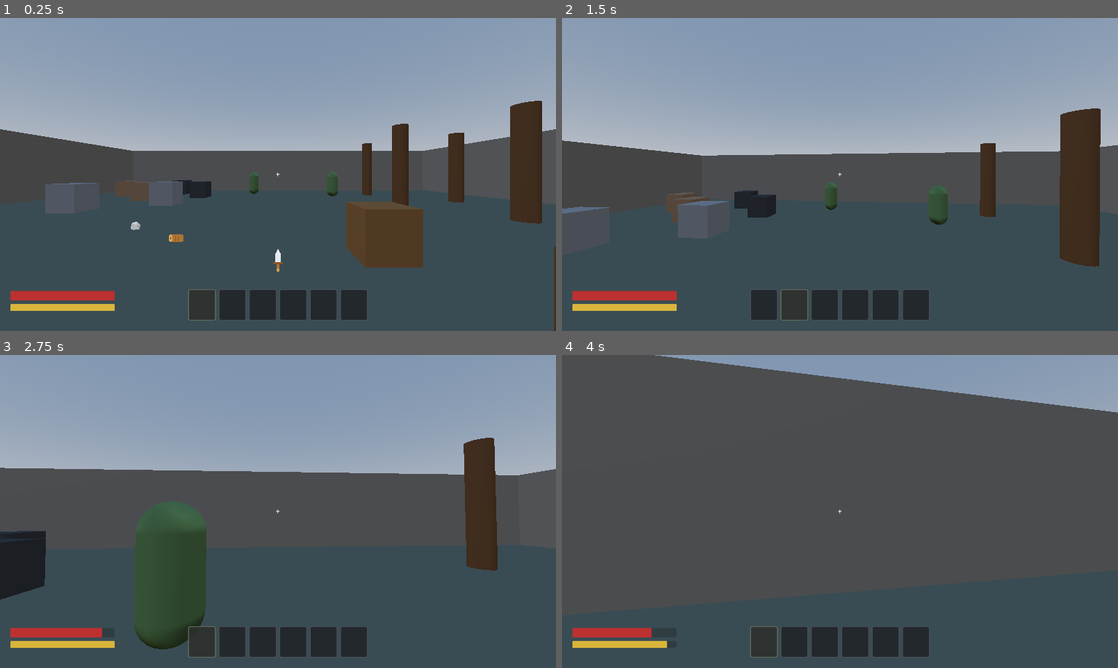
Above: before the commit, frames 1-4 (two rows, left to right).
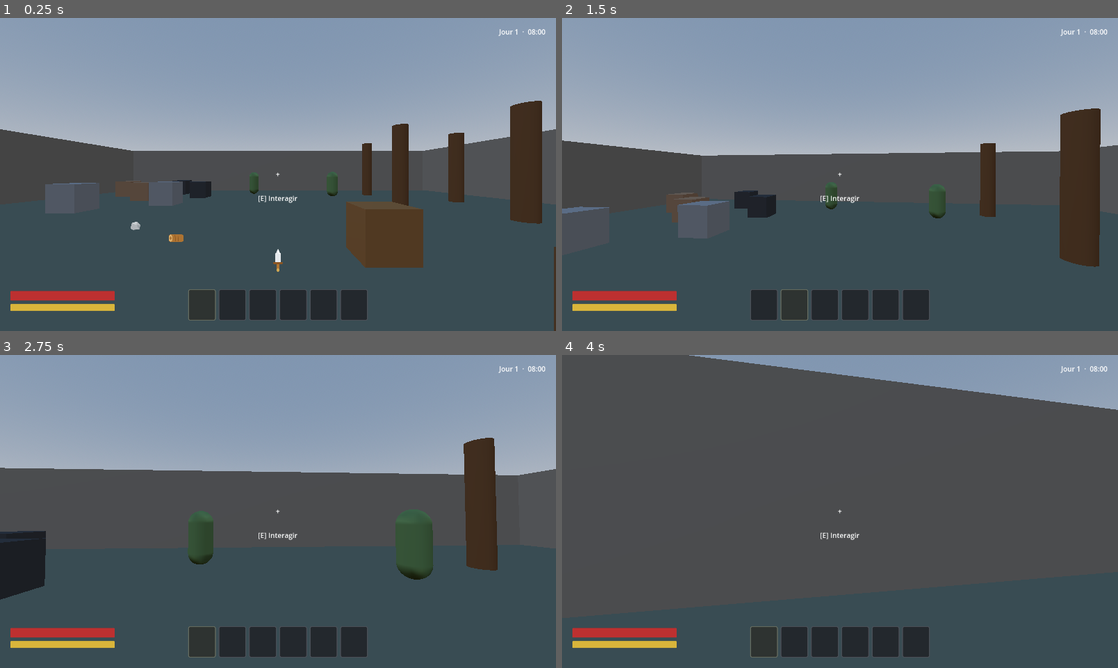
Above: after the commit, the same moments.

Repository: RosierKirill/QuietPlaceGame
Game: Godot game, scene res://world/demo.tscn
The game is run twice, just before and just after one commit, with the same random seed, the same clock (stepped at 60 frames per second) and the same inputs.
Inputs (mouse positions are in pixels of both pictures, inside the frame that each line leads up to):
- Up to frame 1 (0.25 s): no input
- Up to frame 2 (1.5 s): tap Enter at 0.5 s; move the mouse to (867, 174) at 0.52 s; press the mouse at (867, 174) at 0.53 s; hold W (move_forward) from 0.53 s (still down); tap Space (jump) at 0.77 s; move the mouse to (812, 174) at 1.27 s; release the mouse at (812, 174) at 1.28 s; tap Mouse wheel down (hotbar_next) at 1.35 s
- Up to frame 3 (2.75 s): keep holding W (move_forward); tap Space (jump) at 1.52 s; move the mouse to (289, 505) at 2.02 s; hold Mouse wheel up (hotbar_previous) from 2.03 s (still down)
- Up to frame 4 (4 s): keep holding W (move_forward); move the mouse to (834, 517) at 2.77 s; release Mouse wheel up (hotbar_previous) at 2.78 s; tap E (interact) at 2.85 s; tap Space (jump) at 3.02, 3.77 s; move the mouse to (878, 514) at 3.52 s; hold Shift (sprint) from 3.53 s (still down)

The runs differ from the first frame. In frame 1, 0.1% of the frame differs, in the area x 46-99%, y 3-60%; in frame 2, 0.3%; in frame 3, 5.3%, in the area x 18-99%, y 3-94%; in frame 4, 1.2%.
Error after the commit: Parse Error: Identifier "TimeOfDay" not declared in the current scope. (res://ui/hud.gd:72)

Commit message:
feat: ajoute le cycle jour/nuit
Horloge du monde en autoload : heure, jour, et signaux de bascule. Elle ne
touche à rien d'autre — l'éclairage, les créatures et l'interface s'y abonnent,
ce qui permet d'accélérer ou de figer le temps sans rien casser ailleurs.

SkyCycle traduit l'heure en orientation, teinte et intensité du soleil, du
rasant orangé de l'aube au blanc de midi, puis à une lumière lunaire faible :
la nuit est réellement sombre. L'heure et le jour s'affichent au HUD.

Les créatures peuvent devenir plus dangereuses la nuit par simple
multiplicateur sur la détection et la vitesse ; valant 1.0 par défaut, une
créature indifférente à la nuit n'a rien à configurer. Le zombie voit plus loin
et court plus vite. Un générateur nocturne les fait apparaître hors du champ de
vision, plafonne leur nombre et les retire au lever du jour.

GAME-1001 GAME-1002 GAME-1003 GAME-1004 GAME-1005 GAME-1006

Diff:
--- /dev/null
+++ b/autoload/time_of_day.gd
@@ -0,0 +1,92 @@
+extends Node
+
+## Horloge du monde : heure, jour, et bascule jour/nuit.
+##
+## Autoload. Ne touche à rien d'autre : elle avance et émet des signaux. C'est
+## l'éclairage, les créatures et l'interface qui s'y abonnent, ce qui permet
+## d'accélérer le temps ou de le figer sans rien casser ailleurs.
+
+## Émis à chaque changement d'heure entière.
+signal hour_changed(hour: int)
+## Émis au passage d'un jour au suivant.
+signal day_changed(day: int)
+## Émis au lever et au coucher du soleil.
+signal day_night_changed(is_night: bool)
+
+## Durée d'une journée complète, en secondes réelles.
+@export var day_duration: float = 1200.0
+## Heure à laquelle le soleil se lève.
+@export var sunrise_hour: float = 6.0
+## Heure à laquelle le soleil se couche.
+@export var sunset_hour: float = 20.0
+## Si faux, le temps ne s'écoule plus.
+@export var running: bool = true
+
+## Heure courante, de 0.0 à 24.0.
+var time_of_day: float = 8.0
+## Numéro du jour, à partir de 1.
+var day: int = 1
+
+var _last_emitted_hour: int = -1
+var _was_night: bool = false
+
+
+func _ready() -> void:
+	_was_night = is_night()
+	_last_emitted_hour = int(time_of_day)
+
+
+func _process(delta: float) -> void:
+	if not running or day_duration <= 0.0:
+		return
+
+	time_of_day += (delta / day_duration) * 24.0
+
+	if time_of_day >= 24.0:
+		time_of_day -= 24.0
+		day += 1
+		day_changed.emit(day)
+
+	_emit_hour_if_changed()
+	_emit_day_night_if_changed()
+
+
+## Vrai entre le coucher et le lever du soleil.
+func is_night() -> bool:
+	return time_of_day < sunrise_hour or time_of_day >= sunset_hour
+
+
+## Progression dans la journée, de 0.0 à 1.0. Sert à piloter le soleil.
+func get_day_ratio() -> float:
+	return time_of_day / 24.0
+
+
+## Heure au format « 14:30 ».
+func get_clock_text() -> String:
+	var hours := int(time_of_day)
+	var minutes := int((time_of_day - hours) * 60.0)
+	return "%02d:%02d" % [hours, minutes]
+
+
+## Force l'heure, par exemple au chargement d'une sauvegarde.
+func set_time(new_time: float, new_day: int = -1) -> void:
+	time_of_day = clampf(new_time, 0.0, 24.0)
+	if new_day > 0:
+		day = new_day
+
+	_emit_hour_if_changed()
+	_emit_day_night_if_changed()
+
+
+func _emit_hour_if_changed() -> void:
+	var current_hour := int(time_of_day)
+	if current_hour != _last_emitted_hour:
+		_last_emitted_hour = current_hour
+		hour_changed.emit(current_hour)
+
+
+func _emit_day_night_if_changed() -> void:
+	var night_now := is_night()
+	if night_now != _was_night:
+		_was_night = night_now
+		day_night_changed.emit(night_now)
--- a/entities/mobs/mob.gd
+++ b/entities/mobs/mob.gd
@@ -29,6 +29,12 @@
 ## État rejoint quand la créature est blessée. Vide pour ne pas réagir.
 @export var hurt_state: StringName = &""
 
+@export_group("Nuit")
+## Multiplicateur appliqué au rayon de détection une fois la nuit tombée.
+@export var night_detection_multiplier: float = 1.0
+## Multiplicateur appliqué à la vitesse d'alerte une fois la nuit tombée.
+@export var night_speed_multiplier: float = 1.0
+
 @onready var health: Health = $Health
 @onready var navigation_agent: NavigationAgent3D = $NavigationAgent3D
 
@@ -36,6 +42,8 @@
 var target: Node3D
 
 var _gravity: float = ProjectSettings.get_setting("physics/3d/default_gravity", 9.8)
+var _base_detection_radius: float = 0.0
+var _base_alert_speed: float = 0.0
 
 
 func _ready() -> void:
@@ -44,6 +52,13 @@
 	var hurtbox := get_node_or_null("Hurtbox") as Hurtbox
 	if hurtbox != null:
 		hurtbox.hit_received.connect(_on_hit_received)
+
+	# Valeurs de référence, avant toute majoration nocturne.
+	_base_detection_radius = detection_radius
+	_base_alert_speed = alert_speed
+
+	TimeOfDay.day_night_changed.connect(_on_day_night_changed)
+	_on_day_night_changed(TimeOfDay.is_night())
 
 
 func _physics_process(delta: float) -> void:
@@ -125,6 +140,17 @@
 	rotation.y = lerp_angle(rotation.y, desired_yaw, turn_speed * delta)
 
 
+## La nuit rend certaines créatures plus dangereuses. Les multiplicateurs valant
+## 1.0 par défaut, une créature indifférente à la nuit n'a rien à configurer.
+func _on_day_night_changed(is_night: bool) -> void:
+	if is_night:
+		detection_radius = _base_detection_radius * night_detection_multiplier
+		alert_speed = _base_alert_speed * night_speed_multiplier
+	else:
+		detection_radius = _base_detection_radius
+		alert_speed = _base_alert_speed
+
+
 ## Un coup encaissé désigne son auteur comme cible et déclenche la réaction
 ## configurée : fuir pour un mouton, se retourner contre l'agresseur pour un zombie.
 func _on_hit_received(_amount: float, source: Node) -> void:
--- /dev/null
+++ b/entities/mobs/night_spawner.gd
@@ -0,0 +1,92 @@
+class_name NightSpawner
+extends Node3D
+
+## Fait apparaître des créatures à la tombée de la nuit, hors du champ de vision.
+##
+## Plafonne leur nombre et les retire au lever du jour, pour que la nuit soit
+## une pression temporaire et non une accumulation.
+
+## Scène de la créature à faire apparaître.
+@export var mob_scene: PackedScene
+## Nombre maximum de créatures vivantes issues de ce générateur.
+@export var maximum_alive: int = 6
+## Intervalle entre deux apparitions, en secondes.
+@export var spawn_interval: float = 12.0
+## Distance minimale au joueur, pour ne pas apparaître sous son nez.
+@export var minimum_distance: float = 18.0
+## Distance maximale au joueur.
+@export var maximum_distance: float = 30.0
+## Si vrai, les créatures issues de ce générateur disparaissent au matin.
+@export var despawn_at_dawn: bool = true
+## Groupe du joueur, autour duquel on calcule les distances.
+@export var player_group: StringName = &"player"
+
+## Créatures encore vivantes issues de ce générateur.
+var _spawned: Array[Node3D] = []
+var _timer: float = 0.0
+
+
+func _ready() -> void:
+	TimeOfDay.day_night_changed.connect(_on_day_night_changed)
+
+
+func _process(delta: float) -> void:
+	_forget_dead()
+
+	if not TimeOfDay.is_night() or mob_scene == null:
+		return
+	if _spawned.size() >= maximum_alive:
+		return
+
+	_timer += delta
+	if _timer < spawn_interval:
+		return
+
+	_timer = 0.0
+	_spawn_one()
+
+
+func _spawn_one() -> void:
+	var player := _find_player()
+	if player == null:
+		return
+
+	var mob := mob_scene.instantiate() as Node3D
+	get_parent().add_child(mob)
+	mob.global_position = _pick_position_around(player.global_position)
+	_spawned.append(mob)
+
+
+## Tire un point à distance du joueur, dans une direction quelconque.
+func _pick_position_around(center: Vector3) -> Vector3:
+	var angle := randf() * TAU
+	var distance := randf_range(minimum_distance, maximum_distance)
+	return center + Vector3(cos(angle) * distance, 0.0, sin(angle) * distance)
+
+
+## Retire les créatures de la nuit écoulée.
+func _on_day_night_changed(is_night: bool) -> void:
+	_timer = 0.0
+
+	if is_night or not despawn_at_dawn:
+		return
+
+	for mob in _spawned:
+		if is_instance_valid(mob):
+			mob.queue_free()
+
+	_spawned.clear()
+
+
+## Oublie celles qui sont mortes entre-temps.
+func _forget_dead() -> void:
+	var alive: Array[Node3D] = []
+	for mob in _spawned:
+		if is_instance_valid(mob):
+			alive.append(mob)
+	_spawned = alive
+
+
+func _find_player() -> Node3D:
+	var players := get_tree().get_nodes_in_group(player_group)
+	return players[0] as Node3D if not players.is_empty() else null
--- a/entities/mobs/zombie.tscn
+++ b/entities/mobs/zombie.tscn
@@ -30,6 +30,8 @@
 detection_radius = 14.0
 lose_target_radius = 20.0
 hurt_state = &"Chase"
+night_detection_multiplier = 1.6
+night_speed_multiplier = 1.35
 
 [node name="MeshInstance3D" type="MeshInstance3D" parent="."]
 transform = Transform3D(1, 0, 0, 0, 1, 0, 0, 0, 1, 0, 0.9, 0)
--- a/ui/hud.gd
+++ b/ui/hud.gd
@@ -20,6 +20,7 @@
 @onready var _crafting_panel: CraftingPanel = $CraftingPanel
 @onready var _container_panel: ContainerPanel = $ContainerPanel
 @onready var _death_screen: DeathScreen = $DeathScreen
+@onready var _clock_label: Label = $Clock
 @onready var _health_bar: ProgressBar = $Bars/HealthBar
 @onready var _energy_bar: ProgressBar = $Bars/EnergyBar
 
@@ -28,6 +29,7 @@
 	_interaction_prompt.hide()
 	_death_screen.respawn_requested.connect(respawn_requested.emit)
 	_bind_interaction_ray()
+	_update_clock()
 	_bind_health()
 	_bind_energy()
 
@@ -59,6 +61,15 @@
 
 	energy.energy_changed.connect(_on_energy_changed)
 	_on_energy_changed(energy.current_energy, energy.max_energy)
+
+
+func _process(_delta: float) -> void:
+	_update_clock()
+
+
+## Affiche l'heure et le jour courants.
+func _update_clock() -> void:
+	_clock_label.text = "Jour %d  ·  %s" % [TimeOfDay.day, TimeOfDay.get_clock_text()]
 
 
 ## Affiche l'écran de mort.
--- a/ui/hud.tscn
+++ b/ui/hud.tscn
@@ -56,6 +56,18 @@
 horizontal_alignment = 1
 vertical_alignment = 1
 
+[node name="Clock" type="Label" parent="."]
+anchors_preset = 1
+anchor_left = 1.0
+anchor_right = 1.0
+offset_left = -220.0
+offset_top = 20.0
+offset_right = -24.0
+offset_bottom = 46.0
+grow_horizontal = 0
+text = "Jour 1  ·  08:00"
+horizontal_alignment = 2
+
 [node name="Bars" type="VBoxContainer" parent="."]
 anchors_preset = 2
 anchor_top = 1.0
--- a/world/demo.tscn
+++ b/world/demo.tscn
@@ -1,6 +1,8 @@
-[gd_scene load_steps=28 format=3]
+[gd_scene load_steps=30 format=3]
 
 [ext_resource type="PackedScene" path="res://player/player.tscn" id="1_player"]
+[ext_resource type="Script" path="res://world/systems/sky_cycle.gd" id="20_sky"]
+[ext_resource type="Script" path="res://entities/mobs/night_spawner.gd" id="21_spawner"]
 [ext_resource type="Script" path="res://systems/interaction/interactable.gd" id="2_interactable"]
 [ext_resource type="PackedScene" path="res://entities/items/world_item.tscn" id="3_world_item"]
 [ext_resource type="Resource" path="res://items/wood.tres" id="4_wood"]
@@ -196,3 +198,13 @@
 
 [node name="Sheep3" parent="." instance=ExtResource("12_sheep")]
 transform = Transform3D(1, 0, 0, 0, 1, 0, 0, 0, 1, 1, 0, 11)
+[node name="SkyCycle" type="Node3D" parent="."]
+script = ExtResource("20_sky")
+sun_path = NodePath("../DirectionalLight3D")
+environment_path = NodePath("../WorldEnvironment")
+
+[node name="NightSpawner" type="Node3D" parent="."]
+script = ExtResource("21_spawner")
+mob_scene = ExtResource("11_zombie")
+maximum_alive = 5
+spawn_interval = 14.0
--- /dev/null
+++ b/world/systems/sky_cycle.gd
@@ -0,0 +1,81 @@
+class_name SkyCycle
+extends Node3D
+
+## Pilote le soleil, le ciel et la lumière ambiante selon l'heure du jeu.
+##
+## À poser dans un niveau, avec le soleil et l'environnement en enfants ou
+## désignés par chemin. Ne décide pas de l'heure : il ne fait que traduire
+## celle de l'horloge en éclairage.
+
+@export_group("Nœuds pilotés")
+## Lumière directionnelle jouant le rôle du soleil.
+@export var sun_path: NodePath
+## WorldEnvironment dont on ajuste le ciel et l'ambiance.
+@export var environment_path: NodePath
+
+@export_group("Couleurs")
+## Couleur du soleil au zénith.
+@export var day_color: Color = Color(1.0, 0.97, 0.9)
+## Couleur du soleil rasant, au lever et au coucher.
+@export var horizon_color: Color = Color(1.0, 0.65, 0.38)
+## Couleur de la lune, la nuit.
+@export var night_color: Color = Color(0.45, 0.55, 0.78)
+
+@export_group("Intensités")
+## Intensité du soleil en plein jour.
+@export var day_energy: float = 1.0
+## Intensité de la lune, la nuit. Volontairement basse : il doit faire sombre.
+@export var night_energy: float = 0.06
+## Luminosité ambiante de jour.
+@export var day_ambient: float = 1.0
+## Luminosité ambiante de nuit.
+@export var night_ambient: float = 0.12
+
+@onready var _sun: DirectionalLight3D = get_node_or_null(sun_path) as DirectionalLight3D
+@onready var _environment: WorldEnvironment = get_node_or_null(environment_path) as WorldEnvironment
+
+
+func _ready() -> void:
+	if _sun == null:
+		push_warning("SkyCycle : aucun soleil trouvé à '%s'." % sun_path)
+	_apply(TimeOfDay.time_of_day)
+
+
+func _process(_delta: float) -> void:
+	_apply(TimeOfDay.time_of_day)
+
+
+## Traduit [param hour] en orientation, couleur et intensité.
+func _apply(hour: float) -> void:
+	if _sun == null:
+		return
+
+	# Le soleil fait un tour complet par jour ; midi le place au zénith.
+	var sun_angle := deg_to_rad((hour / 24.0) * 360.0 - 90.0)
+	_sun.rotation = Vector3(sun_angle, deg_to_rad(-35.0), 0.0)
+
+	# Hauteur du soleil au-dessus de l'horizon, de -1 (minuit) à 1 (midi).
+	var elevation := sin(sun_angle)
+
+	if elevation <= 0.0:
+		# Nuit : lumière lunaire, faible et froide.
+		_sun.light_color = night_color
+		_sun.light_energy = night_energy
+		_set_ambient(night_ambient)
+		return
+
+	# Jour : la teinte passe de l'orange rasant au blanc de midi.
+	var height_ratio := clampf(elevation, 0.0, 1.0)
+	var warmth := clampf(height_ratio * 2.5, 0.0, 1.0)
+
+	_sun.light_color = horizon_color.lerp(day_color, warmth)
+	_sun.light_energy = lerpf(night_energy, day_energy, height_ratio)
+	_set_ambient(lerpf(night_ambient, day_ambient, height_ratio))
+
+
+func _set_ambient(value: float) -> void:
+	if _environment == null or _environment.environment == null:
+		return
+
+	_environment.environment.ambient_light_energy = value
+	_environment.environment.background_energy_multiplier = maxf(value, 0.05)
--- a/world/test_room.tscn
+++ b/world/test_room.tscn
@@ -1,6 +1,8 @@
-[gd_scene load_steps=28 format=3 uid="uid://c0dj01gi5y57b"]
+[gd_scene load_steps=30 format=3 uid="uid://c0dj01gi5y57b"]
 
 [ext_resource type="PackedScene" path="res://player/player.tscn" id="1_player"]
+[ext_resource type="Script" path="res://world/systems/sky_cycle.gd" id="20_sky"]
+[ext_resource type="Script" path="res://entities/mobs/night_spawner.gd" id="21_spawner"]
 [ext_resource type="Script" path="res://systems/interaction/interactable.gd" id="2_interactable"]
 [ext_resource type="PackedScene" path="res://entities/items/world_item.tscn" id="3_world_item"]
 [ext_resource type="Resource" path="res://items/wood.tres" id="4_wood"]
@@ -176,3 +178,7 @@
 
 [node name="Chest" parent="." instance=ExtResource("14_chest")]
 transform = Transform3D(1, 0, 0, 0, 1, 0, 0, 0, 1, 5, 0, 5)
+[node name="SkyCycle" type="Node3D" parent="."]
+script = ExtResource("20_sky")
+sun_path = NodePath("../DirectionalLight3D")
+environment_path = NodePath("../WorldEnvironment")
